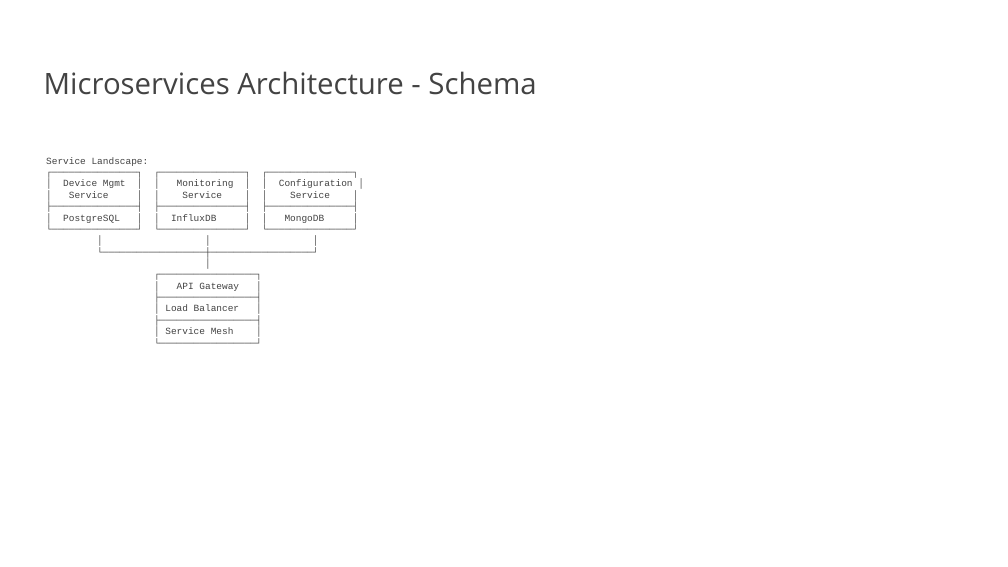
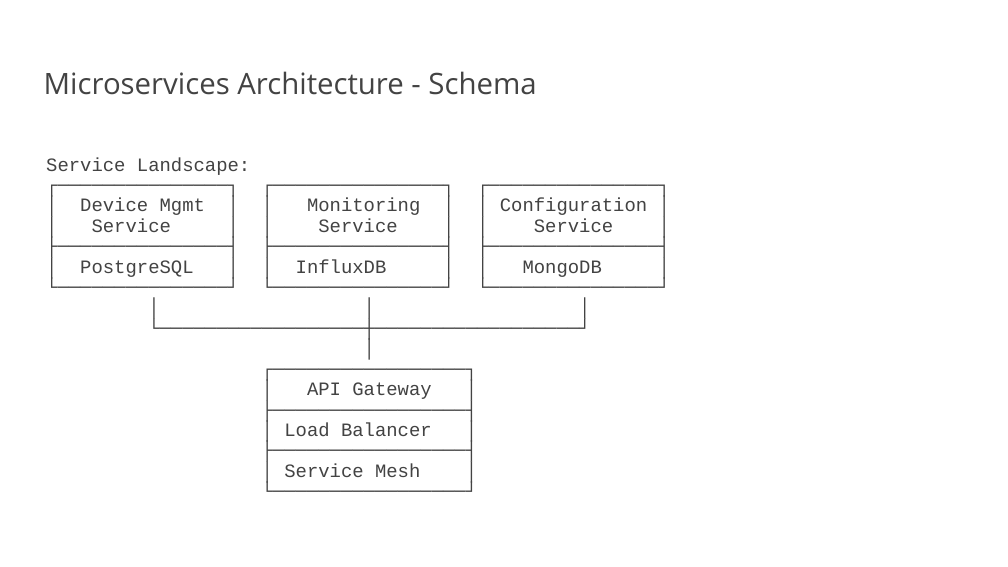
Before and after one commit to vanillacore-net/september-2025-telekom-training, a slide deck: slide 9 of presentations/powerpoint/arch-patterns-part1.pptx. Drawn at 1008x567 pixels with LibreOffice and Linux fonts; fonts in the diff are those of the drawing; background and template pictures are left out. Boxes give left, top, right and bottom in pixels: in the first picture for what was removed or moved away, otherwise in the second. Text is boxed around its words. In the diff, an @@ line names an element or a change of style, - is before the commit and + after.

```diff
--- a/presentations/powerpoint/arch-patterns-part1.pptx
+++ b/presentations/powerpoint/arch-patterns-part1.pptx
@@ text "Service Landscape: ┌───────────────┐ ┌───────────────┐ ┌──── ..." at (46,157,647,477): size 9 to 18 pt; line spacing 1 to 0.9 @@
```
Also in this commit, not shown: 11 other slides changed, 4 slides added, 5 other files.
